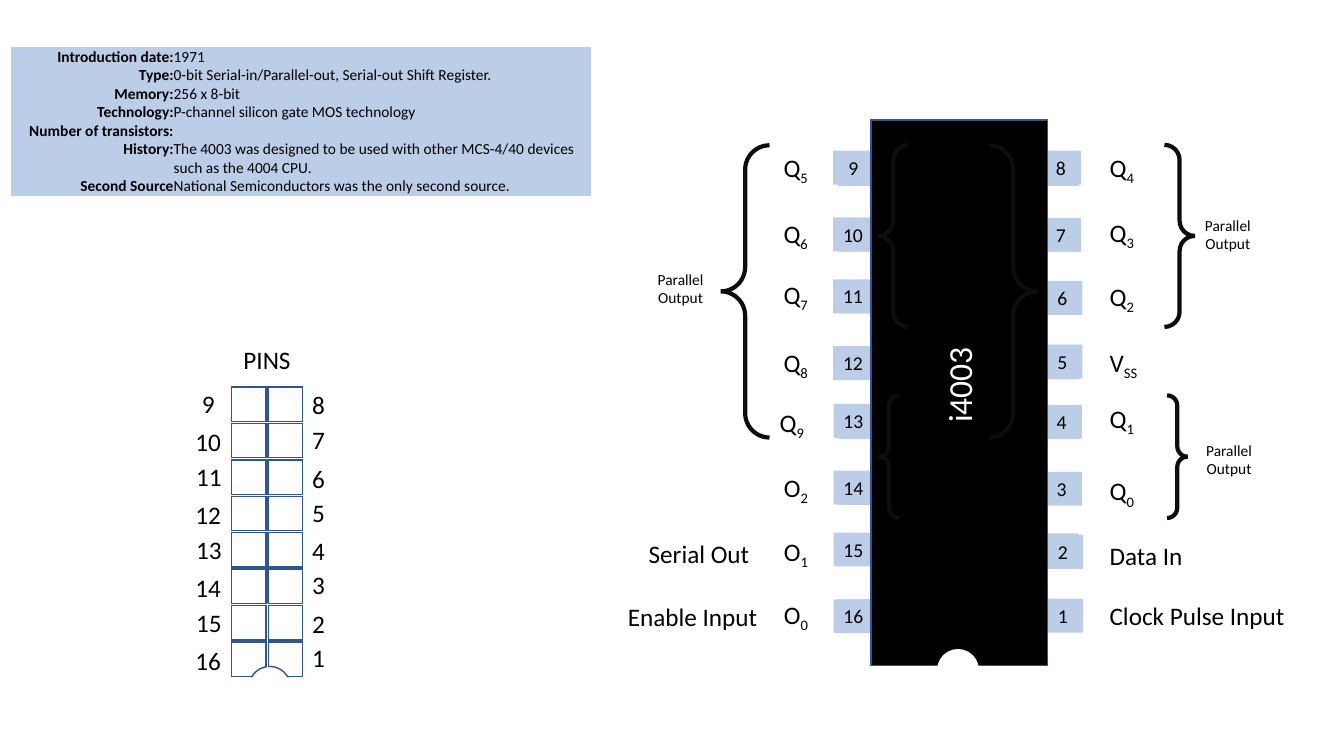
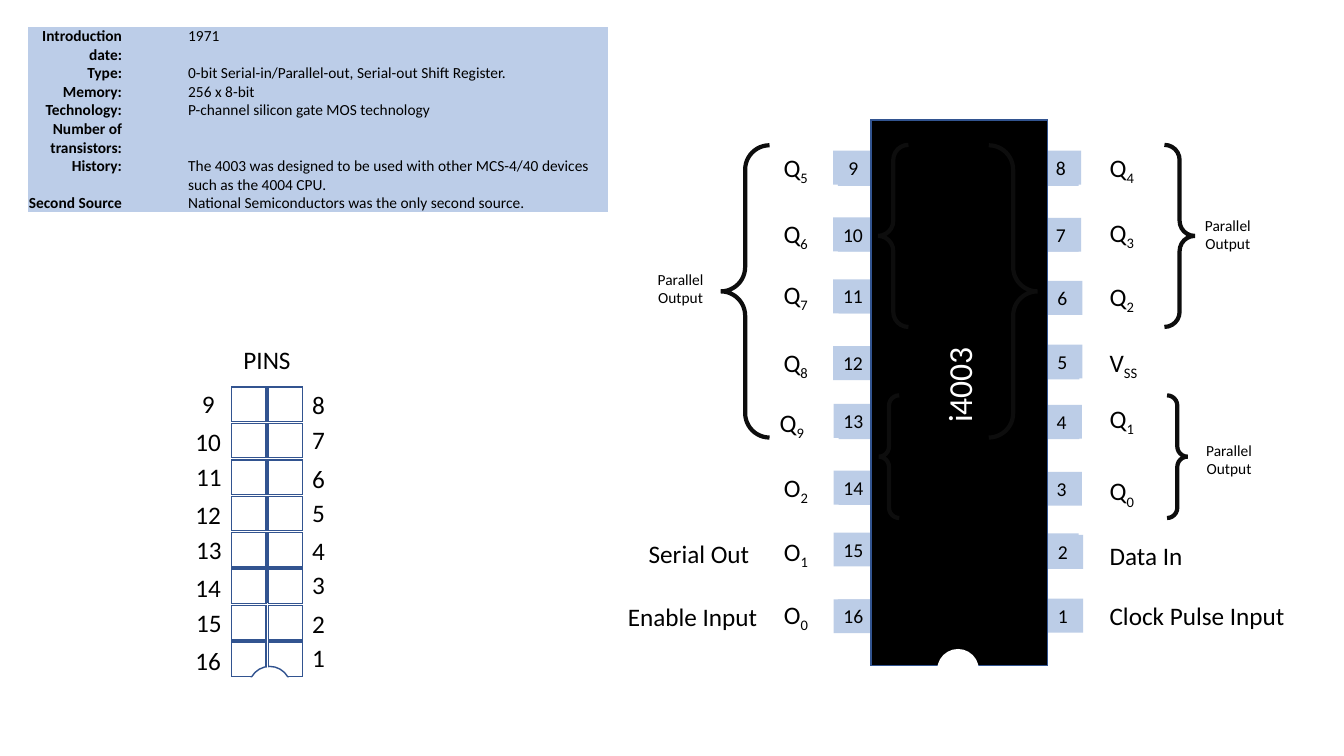
Before and after one commit to alshapton/Pyntel4004, a slide deck: slide 10 of pyntel4004/docs/resources.pptx (slide 9 before the commit). Drawn at 1344x756 pixels with LibreOffice and Linux fonts; fonts in the diff are those of the drawing. Boxes give left, top, right and bottom in pixels: in the first picture for what was removed or moved away, otherwise in the second. Text is boxed around its words. In the diff, an @@ line names an element or a change of style, - is before the commit and + after.

```diff
--- a/pyntel4004/docs/resources.pptx
+++ b/pyntel4004/docs/resources.pptx
@@ table at (27,27,608,217) @@
+column 2:  |  |  |  |  |  | 
@@ table: place and size @@
-table at (11,47,592,198)
+table at (27,27,608,217)
```
Also in this commit, not shown: 2 other slides changed, 1 slide added, 4 other files.
